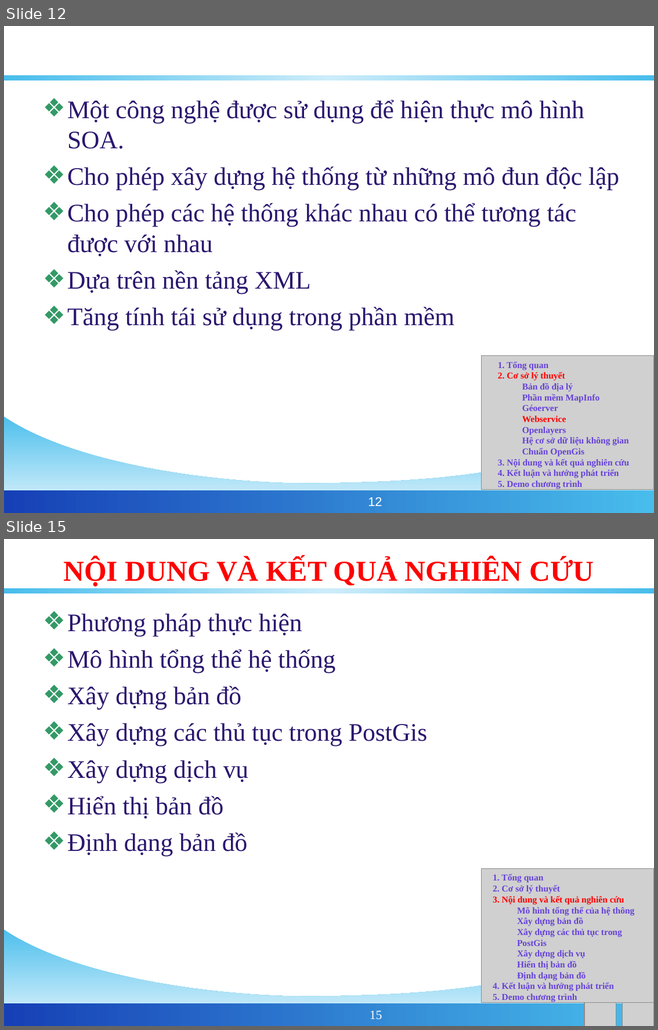
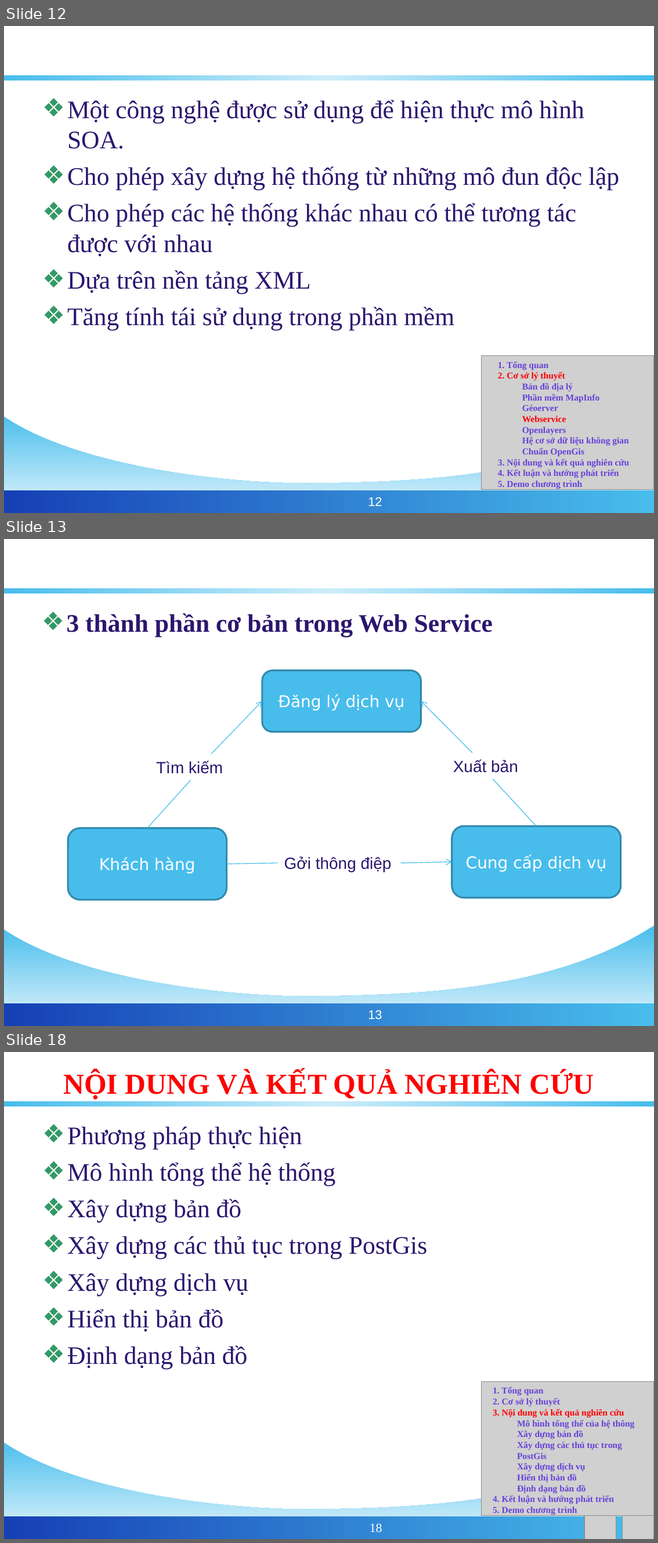
Before and after one commit to phamngsinh/cantho-webgis, a slide deck: Document/Bao Cao/BaoCaoLuanVan.ppt. Shown one above the other, each under a label of ours: slides 12 and 15 before the commit, slides 12, 13 and 18 after it; the slides between them are not shown. The pictures are 658x1030 and 658x1543 pixels, drawn with LibreOffice and Linux fonts; fonts in the diff are those of the drawing; grey boxes stand for pictures; background and template pictures are left out. Boxes give left, top, right and bottom in pixels: in the first picture for what was removed or moved away, otherwise in the second. Text is boxed around its words. In the diff, an @@ line names an element or a change of style, - is before the commit and + after.

```diff
--- a/Document/Bao Cao/BaoCaoLuanVan.ppt
+++ b/Document/Bao Cao/BaoCaoLuanVan.ppt
@@ slide 13 added at (x1=4, y1=539, x2=654, y2=1026), background #FFFFFF; not listed: 3 template elements that a slide beside it also shows @@
@@ title added at (x1=36, y1=549, x2=621, y2=589), 32 pt, text #FFFFFF, bold @@
+WEB SERVICE
@@ text added at (x1=67, y1=613, x2=492, y2=636), 28 pt, text #2B166E, bold @@
+❖ 3 thành phần cơ bản trong Web Service
@@ rounded rectangle added at (x1=262, y1=670, x2=420, y2=732), fill #48BDEC, outline #328AAD 2.01 pt, 18 pt, text #FFFFFF @@
+Đăng lý dịch vụ
@@ arrow added from (211, 754) to (262, 701), #42BAEB 0.74 pt @@
@@ arrow added from (473, 752) to (420, 701), #42BAEB 0.74 pt @@
@@ text added at (x1=156, y1=761, x2=223, y2=774), 18 pt, text #2B166E @@
+Tìm kiếm
@@ text added at (x1=453, y1=759, x2=518, y2=773), 18 pt, text #2B166E @@
+Xuất bản
@@ line added from (147, 828) to (190, 780), #42BAEB 0.74 pt @@
@@ line added from (536, 826) to (492, 779), #42BAEB 0.74 pt @@
@@ rounded rectangle added at (x1=68, y1=828, x2=226, y2=900), fill #48BDEC, outline #328AAD 2.01 pt, 18 pt, text #FFFFFF @@
+Khách hàng
@@ rounded rectangle added at (x1=452, y1=826, x2=621, y2=897), fill #48BDEC, outline #328AAD 2.01 pt, 18 pt, text #FFFFFF @@
+Cung cấp dịch vụ
@@ line added from (227, 864) to (278, 863), #42BAEB 0.74 pt @@
@@ text added at (x1=284, y1=857, x2=391, y2=873), 18 pt, text #2B166E @@
+Gởi thông điệp
@@ arrow added from (400, 863) to (452, 862), #42BAEB 0.74 pt @@
@@ page number added at (x1=368, y1=1011, x2=382, y2=1019), 14 pt, text #FFFFFF @@
+13
@@ what was slide 15 is now slide 18 @@
@@ page number at (x1=369, y1=1524, x2=382, y2=1532): text changed @@
-15
+18
```
Also in this commit, not shown: 4 slides changed, 2 other slides added.
